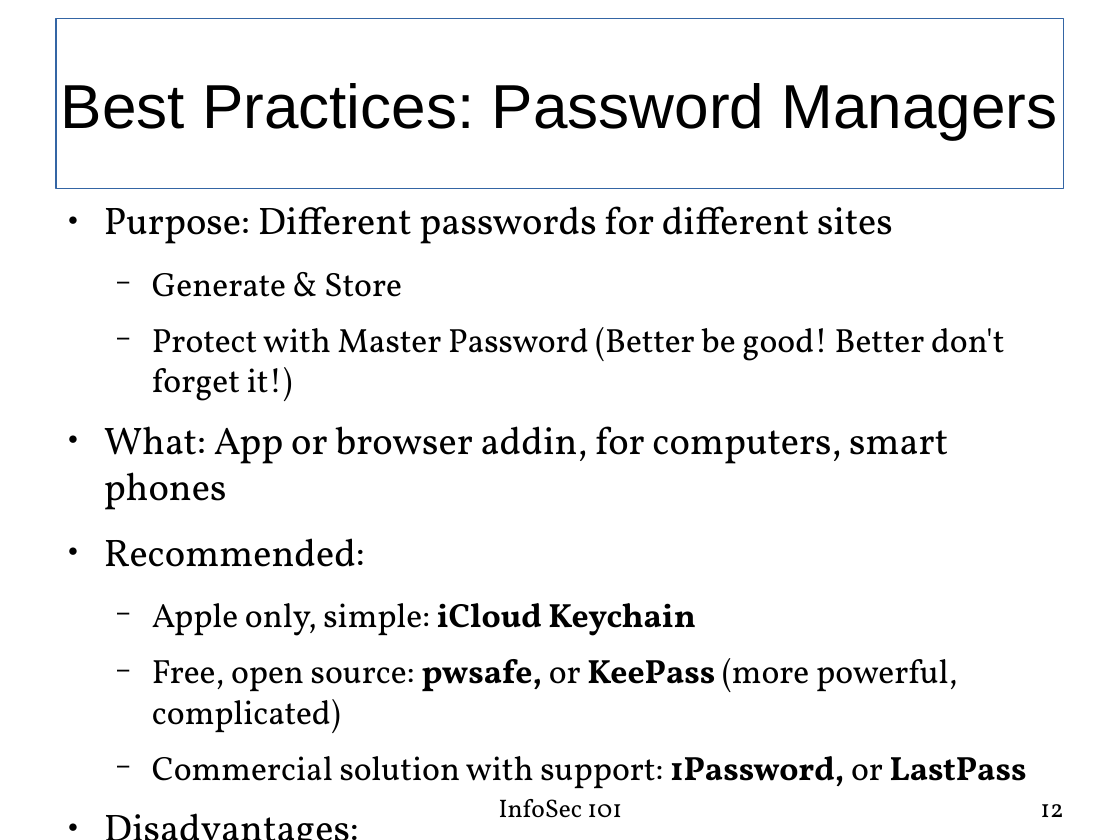
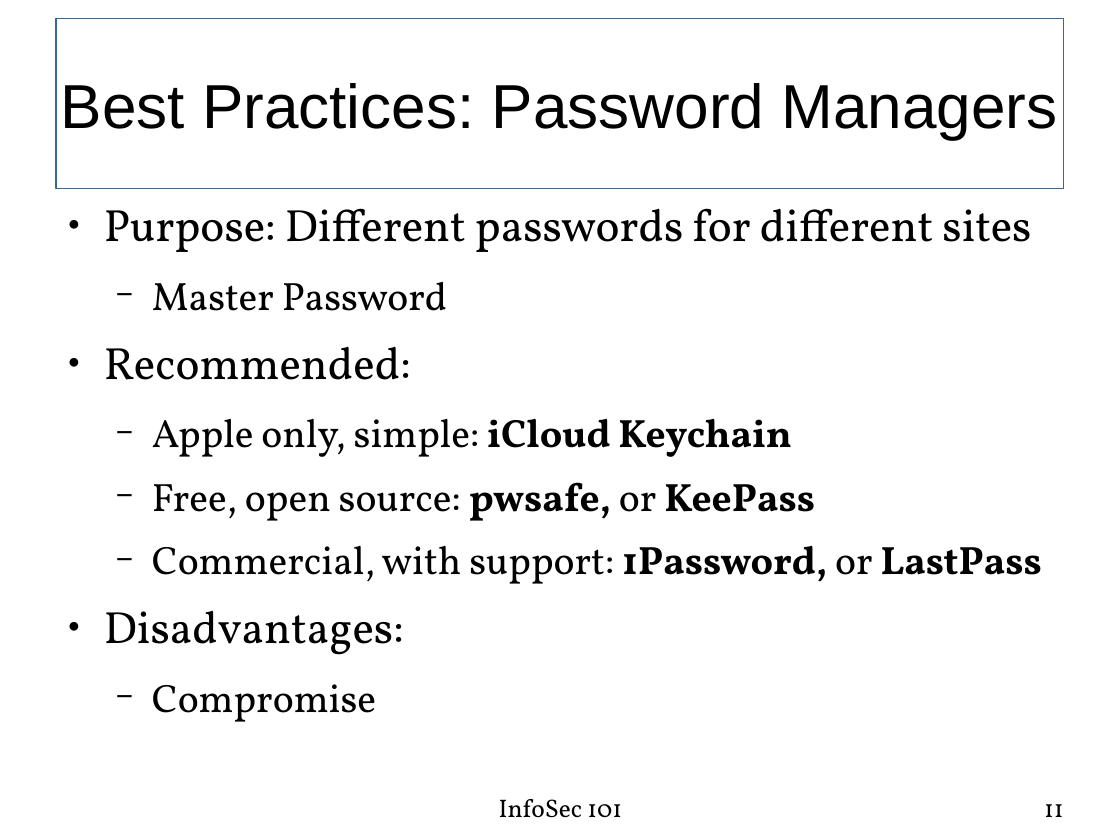
Before and after one commit to fabianlischka/InfoSec101, a slide deck: slide 11 of public/presentations/InfoSec101-Presentation-FCC-2015-02-26.odp (slide 12 before the commit). Drawn at 1120x840 pixels with LibreOffice and Linux fonts; fonts in the diff are those of the drawing. Boxes give left, top, right and bottom in pixels: in the first picture for what was removed or moved away, otherwise in the second. Text is boxed around its words. In the diff, an @@ line names an element or a change of style, - is before the commit and + after.

```diff
--- a/public/presentations/InfoSec101-Presentation-FCC-2015-02-26.odp
+++ b/public/presentations/InfoSec101-Presentation-FCC-2015-02-26.odp
@@ text at (104, 208, 1031, 655): size 27.2 to 32 pt in "Purpose: Different passwords for different sites", "Recommended:", "Disadvantages:"; size 23.8 to 28 pt in "Apple only, simple: iCloud Keychain" @@
@@ text at (152, 282, 447, 311): text changed; size 23.8 to 28 pt @@
-  − Generate & Store
-  − Protect with Master Password (Better be good! Better don't forget it!)
-● What: App or browser addin, for computers, smart phones
+  − Master Password
@@ text at (152, 482, 1042, 584): text changed; size 23.8 to 28 pt @@
-  − Free, open source: pwsafe, or KeePass (more powerful, complicated)
-  − Commercial solution with support: 1Password, or LastPass
+  − Free, open source: pwsafe, or KeePass
+  − Commercial, with support: 1Password, or LastPass
@@ text at (152, 684, 376, 722): text changed; size 23.8 to 28 pt @@
-  − Can be cumbersome (sync)
-  − If compromised, all your paswords are exposed
+  − Compromise
@@ page number at (1044, 804, 1064, 817): text changed @@
-12
+11
```
Also in this commit, not shown: 22 other slides changed, 14 slides removed, 1 other file.
